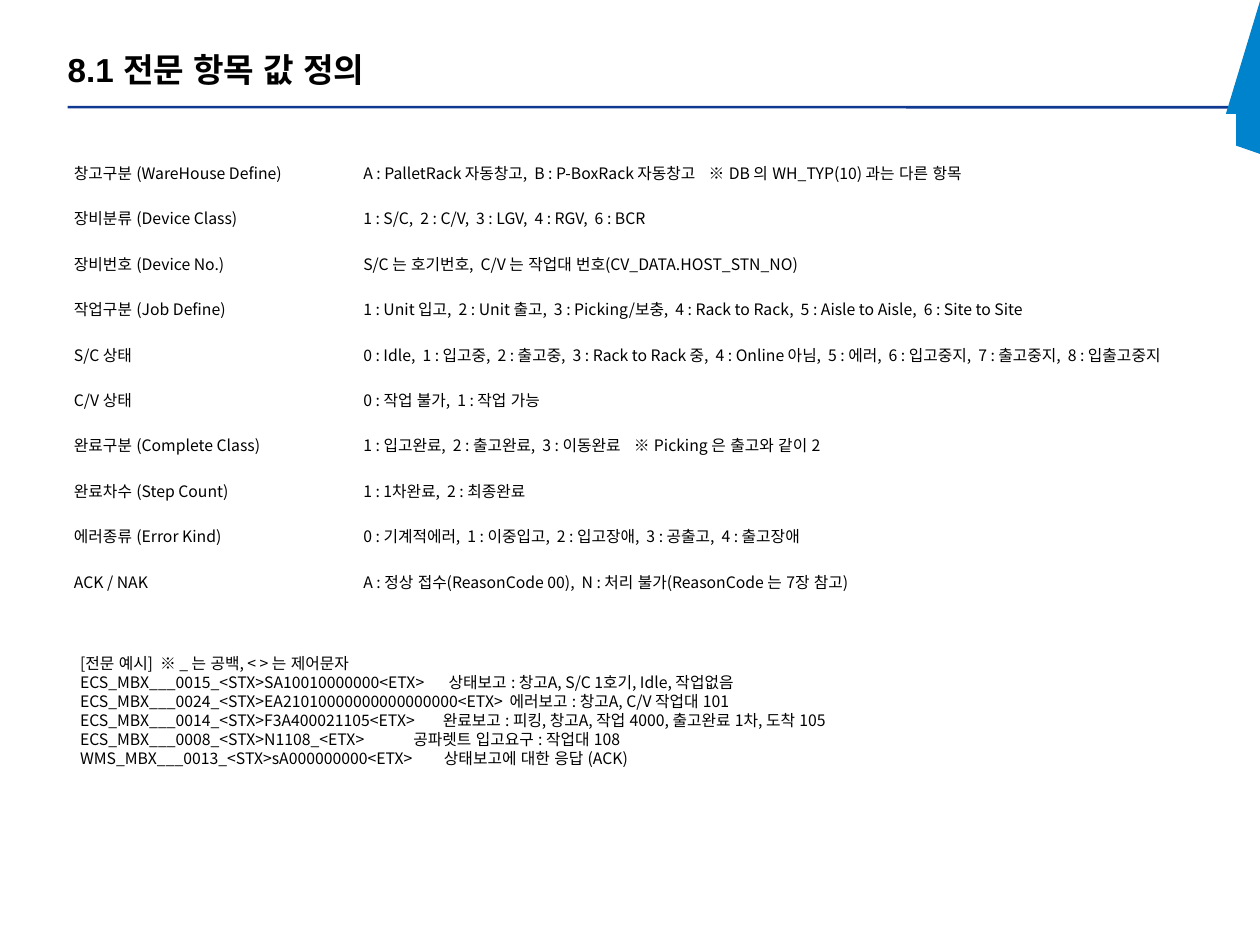
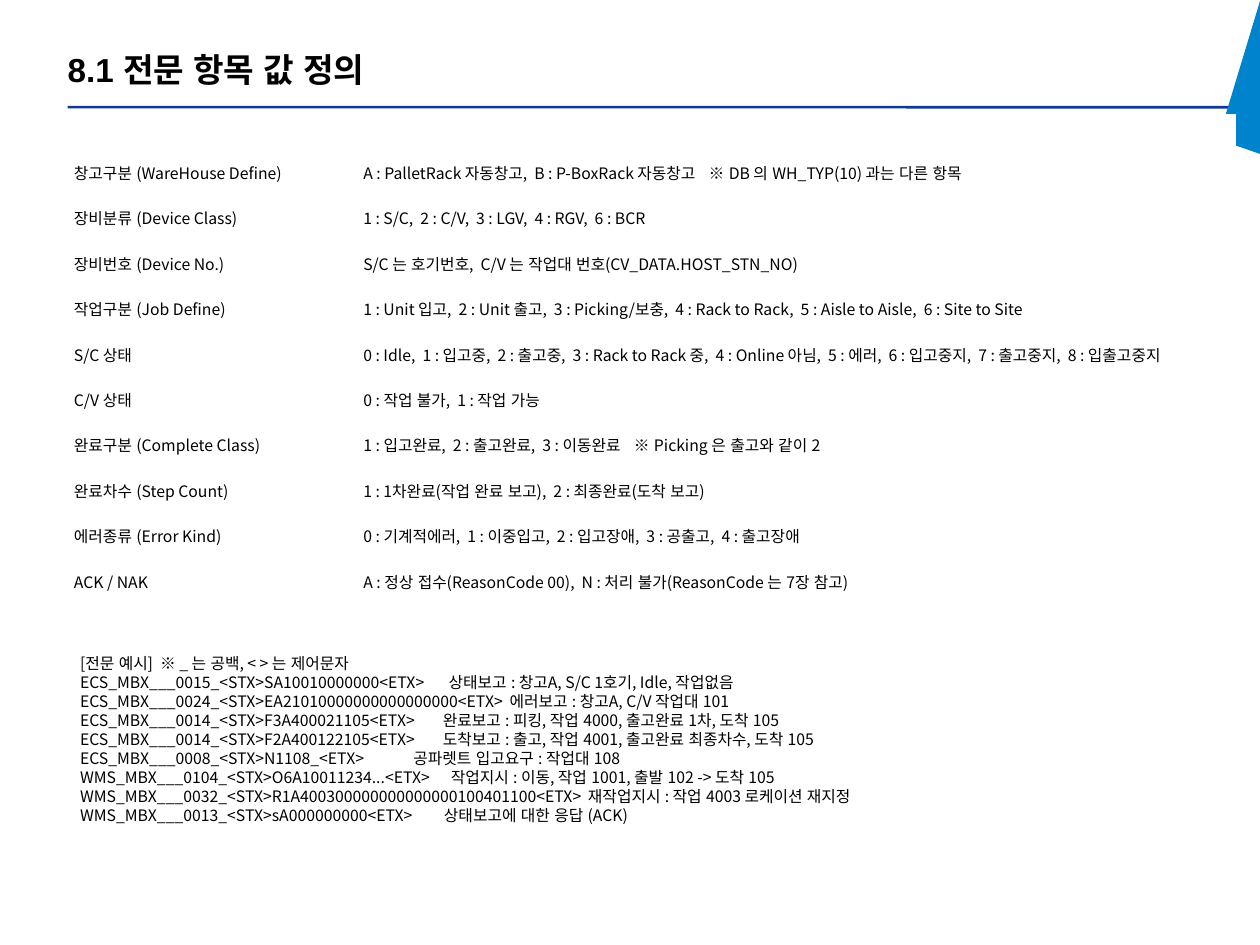
Before and after one commit to yeorijby-coder/KET_TASKs, a slide deck: slide 24 of 일반비_한국단자_WCS인터페이스정의서_20260714.pptx. Drawn at 1260x945 pixels with LibreOffice and Linux fonts; fonts in the diff are those of the drawing. Boxes give left, top, right and bottom in pixels: in the first picture for what was removed or moved away, otherwise in the second. Text is boxed around its words. In the diff, an @@ line names an element or a change of style, - is before the commit and + after.

```diff
--- a/일반비_한국단자_WCS인터페이스정의서_20260714.pptx
+++ b/일반비_한국단자_WCS인터페이스정의서_20260714.pptx
@@ table at (68, 115, 1236, 615) @@
-row 9, column 2: 1 : 1차완료, 2 : 최종완료
+row 9, column 2: 1 : 1차완료(작업 완료 보고), 2 : 최종완료(도착 보고)
@@ text at (80, 713, 814, 748): text changed @@
-ECS_MBX___0014_<STX>F3A400021105<ETX> 완료보고 : 피킹, 창고A, 작업 4000, 출고완료 1차, 도착 105
+ECS_MBX___0014_<STX>F3A400021105<ETX> 완료보고 : 피킹, 작업 4000, 출고완료 1차, 도착 105
+ECS_MBX___0014_<STX>F2A400122105<ETX> 도착보고 : 출고, 작업 4001, 출고완료 최종차수, 도착 105
@@ text at (80, 770, 851, 805): paragraphs added @@
+WMS_MBX___0104_<STX>O6A10011234...<ETX> 작업지시 : 이동, 작업 1001, 출발 102 -> 도착 105
+WMS_MBX___0032_<STX>R1A400300000000000000100401100<ETX> 재작업지시 : 작업 4003 로케이션 재지정
```
Also in this commit, not shown: 2 other slides changed.
